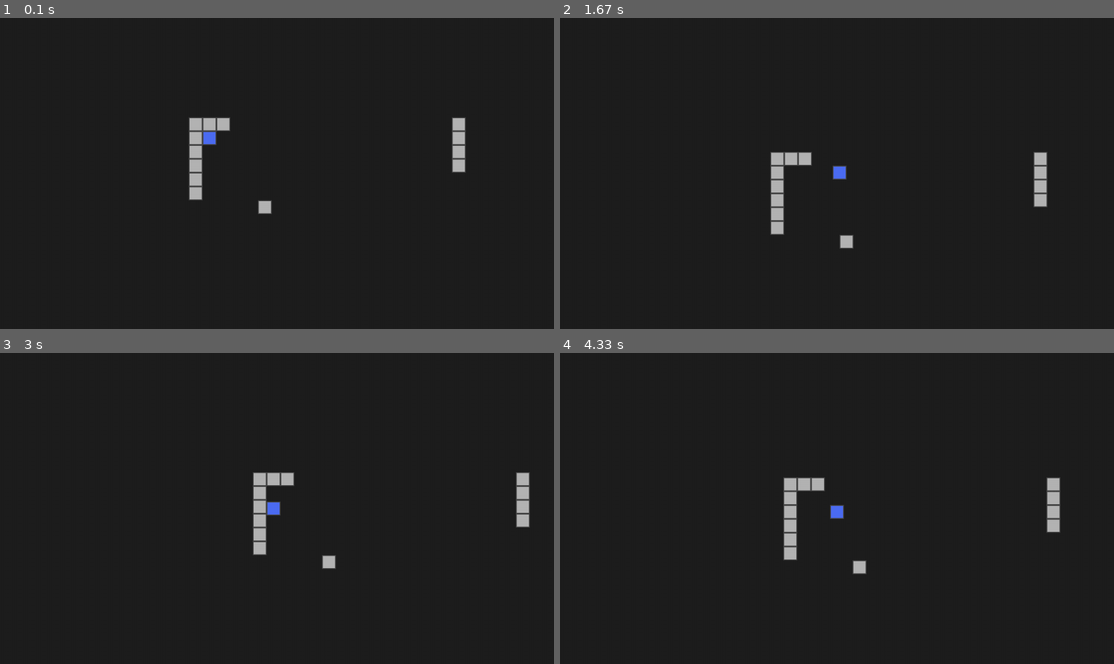
Above: before the commit, frames 1-4 (two rows, left to right).
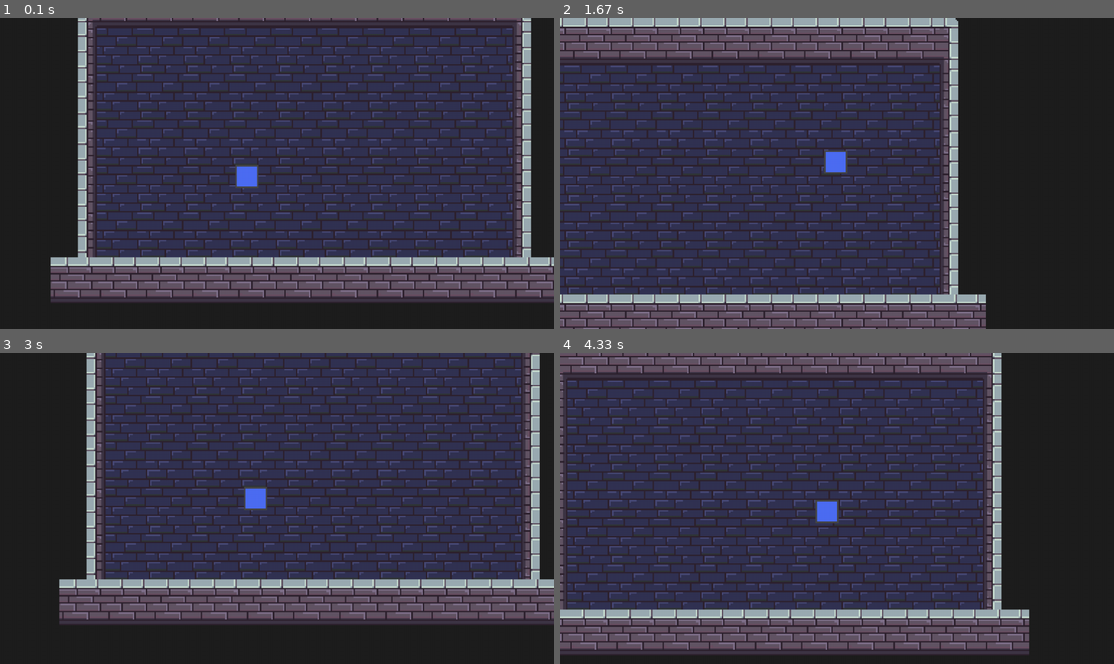
Above: after the commit, the same moments.

Repository: CyberSurge-Dev/PygameTesting
Game: pygame game, started from main.py
Two runs of this game, one before a commit and one after it. Both use one fixed random seed, a clock stepped at 60 frames per second and the inputs below.
Inputs:
- Up to frame 1 (0.1 s): no input
- Up to frame 2 (1.67 s): hold D 0.33-0.8 s; hold W 0.83-1.13 s; hold D 1.17-1.63 s
- Up to frame 3 (3 s): hold A 1.67-2.2 s; hold S 2.23-2.53 s; hold A 2.57-2.97 s
- Up to frame 4 (4.33 s): hold W 3-3.37 s; hold D 3.4-4.03 s; hold S from 4.07 s (still down)

The runs differ from the first frame. In frame 1, 64% of the frame differs, in the area x 9-100%, y 0-92%; in frame 2, 61%; in frame 3, 61%; in frame 4, 65%, in the area x 0-91%, y 0-97%.

Commit message:
Updated tile assets to new design, the tilemap is not on 32x32 instead of 16x16.

Diff:
--- a/data/rooms/test_room.json
+++ b/data/rooms/test_room.json
@@ -1,19 +1,89 @@
 {
     "tilemap": {
-        "0;0" : {"id":"wall", "variant":0},
+        "0;0" : {"id":"wall", "variant":1},
         "1;0" : {"id":"wall", "variant":0},
-        "0;1" : {"id":"wall", "variant":0},
-        "5;6" : {"id":"wall", "variant":0},
-        "0;2" : {"id":"wall", "variant":0},
-        "0;3" : {"id":"wall", "variant":0},
-        "0;4" : {"id":"wall", "variant":0},
-        "0;5" : {"id":"wall", "variant":0},
+        "0;1" : {"id":"wall", "variant":2},
+        "0;2" : {"id":"wall", "variant":2},
+        "0;3" : {"id":"wall", "variant":2},
+        "0;4" : {"id":"wall", "variant":2},
+        "0;5" : {"id":"wall", "variant":2},
         "19;0" : {"id":"wall", "variant":0},
         "19;1" : {"id":"wall", "variant":0},
         "19;2" : {"id":"wall", "variant":0},
         "19;3" : {"id":"wall", "variant":0},
         "1;0" : {"id":"wall", "variant":0},
-        "2;0" : {"id":"wall", "variant":0}
+        "2;0" : {"id":"wall", "variant":0},
+        "3;0" : {"id":"wall", "variant":0},
+        "4;0" : {"id":"wall", "variant":0},
+        "5;0" : {"id":"wall", "variant":0},
+        "6;0" : {"id":"wall", "variant":0},
+        "7;0" : {"id":"wall", "variant":0},
+        "8;0" : {"id":"wall", "variant":0},
+        "9;0" : {"id":"wall", "variant":0},
+        "1;1" : {"id":"floor", "variant":0},
+        "1;2" : {"id":"floor", "variant":0},
+        "1;3" : {"id":"floor", "variant":0},
+        "1;4" : {"id":"floor", "variant":0},
+        "1;5" : {"id":"floor", "variant":0},
+        "2;1" : {"id":"floor", "variant":0},
+        "2;2" : {"id":"floor", "variant":0},
+        "2;3" : {"id":"floor", "variant":0},
+        "2;4" : {"id":"floor", "variant":0},
+        "2;5" : {"id":"floor", "variant":0},
+        "3;1" : {"id":"floor", "variant":0},
+        "3;2" : {"id":"floor", "variant":0},
+        "3;3" : {"id":"floor", "variant":0},
+        "3;4" : {"id":"floor", "variant":0},
+        "3;5" : {"id":"floor", "variant":0},
+        "4;1" : {"id":"floor", "variant":0},
+        "4;2" : {"id":"floor", "variant":0},
+        "4;3" : {"id":"floor", "variant":0},
+        "4;4" : {"id":"floor", "variant":0},
+        "4;5" : {"id":"floor", "variant":0},
+        "5;1" : {"id":"floor", "variant":0},
+        "5;2" : {"id":"floor", "variant":0},
+        "5;3" : {"id":"floor", "variant":0},
+        "5;4" : {"id":"floor", "variant":0},
+        "5;5" : {"id":"floor", "variant":0},
+        "6;1" : {"id":"floor", "variant":0},
+        "6;2" : {"id":"floor", "variant":0},
+        "6;3" : {"id":"floor", "variant":0},
+        "6;4" : {"id":"floor", "variant":0},
+        "6;5" : {"id":"floor", "variant":0},
+        "7;1" : {"id":"floor", "variant":0},
+        "7;2" : {"id":"floor", "variant":0},
+        "7;3" : {"id":"floor", "variant":0},
+        "7;4" : {"id":"floor", "variant":0},
+        "7;5" : {"id":"floor", "variant":0},
+        "8;1" : {"id":"floor", "variant":0},
+        "8;2" : {"id":"floor", "variant":0},
+        "8;3" : {"id":"floor", "variant":0},
+        "8;4" : {"id":"floor", "variant":0},
+        "8;5" : {"id":"floor", "variant":0},
+        "9;1" : {"id":"floor", "variant":0},
+        "9;2" : {"id":"floor", "variant":0},
+        "9;3" : {"id":"floor", "variant":0},
+        "9;4" : {"id":"floor", "variant":0},
+        "9;5" : {"id":"floor", "variant":0},
+        "0;6" : {"id":"wall", "variant":0},
+        "1;6" : {"id":"wall", "variant":0},
+        "2;6" : {"id":"wall", "variant":0},
+        "3;6" : {"id":"wall", "variant":0},
+        "4;6" : {"id":"wall", "variant":0},
+        "5;6" : {"id":"wall", "variant":0},
+        "6;6" : {"id":"wall", "variant":0},
+        "7;6" : {"id":"wall", "variant":0},
+        "8;6" : {"id":"wall", "variant":0},
+        "9;6" : {"id":"wall", "variant":0},
+        "10;6" : {"id":"wall", "variant":0},
+        "10;5" : {"id":"wall", "variant":6},
+        "10;4" : {"id":"wall", "variant":6},
+        "10;3" : {"id":"wall", "variant":6},
+        "10;2" : {"id":"wall", "variant":6},
+        "10;1" : {"id":"wall", "variant":6},
+        "10;0" : {"id":"wall", "variant":7}
+    }, "Shaders" : {
+
     },
     "meta": {
         "type":"misc",
--- a/main.py
+++ b/main.py
@@ -30,7 +30,7 @@
         self.settings = Settings() # Initiate settings class
 
         # Create seperate display and screen elements to be able to easily scale to any screen size
-        self.display = pygame.Surface((640, 360)) # Only write to this surface
+        self.display = pygame.Surface((384, 216)) # Only write to this surface
         self.screen = pygame.display.set_mode(self.settings.screen_size) # Set screen size
 
         self.keybinds = self.settings.keybinds # gets a dictionary for game keybinds
@@ -39,7 +39,7 @@
 
         self.assetMap = AssetMap()
 
-        self.tilemap = Tilemap(self, 16)
+        self.tilemap = Tilemap(self, 32)
         self.tilemap.load('test_room.json')
 
         self.telemetry = Telemetry(self.settings.telemetry)
@@ -53,7 +53,7 @@
 
         self.scroll = [0 , 0]
 
-        self.player = PhysicsEntity(self, (16, 16), (16, 16))
+        self.player = PhysicsEntity(self, (128, 128), (32, 32))
 
         # Determine the largest 16:9 ratio that can fit in the screen for the display size
         # This method allows the program to automatically scale the game to any screen size
--- a/scripts/assetMap.py
+++ b/scripts/assetMap.py
@@ -16,7 +16,8 @@
 class AssetMap():
     """Simple class to store the asset map"""
     tiles = {
-        'wall' : {'type':'solid', 'variants':load_images('tiles/walls')}
+        'wall' : {'type':'solid', 'variants':load_images('tiles/walls')},
+        'floor' : {'type':'floor', 'variants':load_images('tiles/floors')}
     }
     entities = {
         'player': load_image('entities/player/player.png'),
--- a/scripts/entities.py
+++ b/scripts/entities.py
@@ -24,7 +24,7 @@
         self.pos = list(pos) # Convert to list for mutability
         self.game = game
         self.size = size
-        self.multiplyer = 1
+        self.multiplyer = 2
         self.tilemap = self.game.tilemap
         self.exceptions = exceptions
         self.assetMap = self.game.assetMap
@@ -60,8 +60,8 @@
 
         # Calculate movement for the frame
         frame_movement = (
-            (movement['right']-movement['left']) + self.velocity[0],
-            (movement['down']-movement['up']) + self.velocity[1]
+            ((movement['right']-movement['left']) + self.velocity[0]) * self.multiplyer,
+            ((movement['down']-movement['up']) + self.velocity[1]) * self.multiplyer
         )
 
         self.game.telemetry.add('movement[0]', frame_movement[0])
--- /dev/null
+++ b/scripts/shaders.py
@@ -0,0 +1,8 @@
+import modernGL
+from scripts.assetMap import AssetMap
+
+# Shaders are loaded from shader sources
+# Shaders can be compiled to shader objects
+# Shader objects can be linked to a program object
+# Program objects can be linked to a context object
+# Context objects can be used to render geometry
Binary file added: data/images/tiles/floors/floor_00.png
Binary file removed: data/images/tiles/walls/wall_0.png
Binary file added: data/images/tiles/walls/wall_00.png
Binary file changed: data/images/tiles/walls/wall_01.png
Binary file changed: data/images/tiles/walls/wall_02.png
Binary file changed: data/images/tiles/walls/wall_03.png
Binary file changed: data/images/tiles/walls/wall_04.png
Binary file changed: data/images/tiles/walls/wall_05.png
Binary file changed: data/images/tiles/walls/wall_06.png
Binary file changed: data/images/tiles/walls/wall_07.png
Binary file removed: data/images/tiles/walls/wall_08.png
